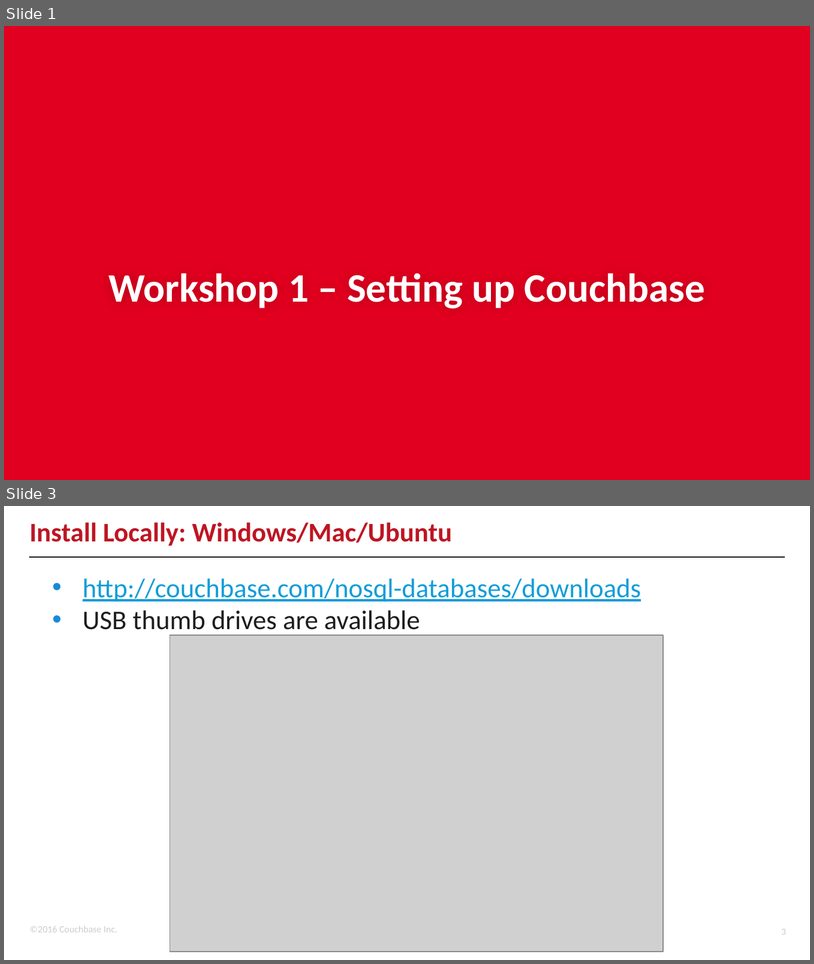
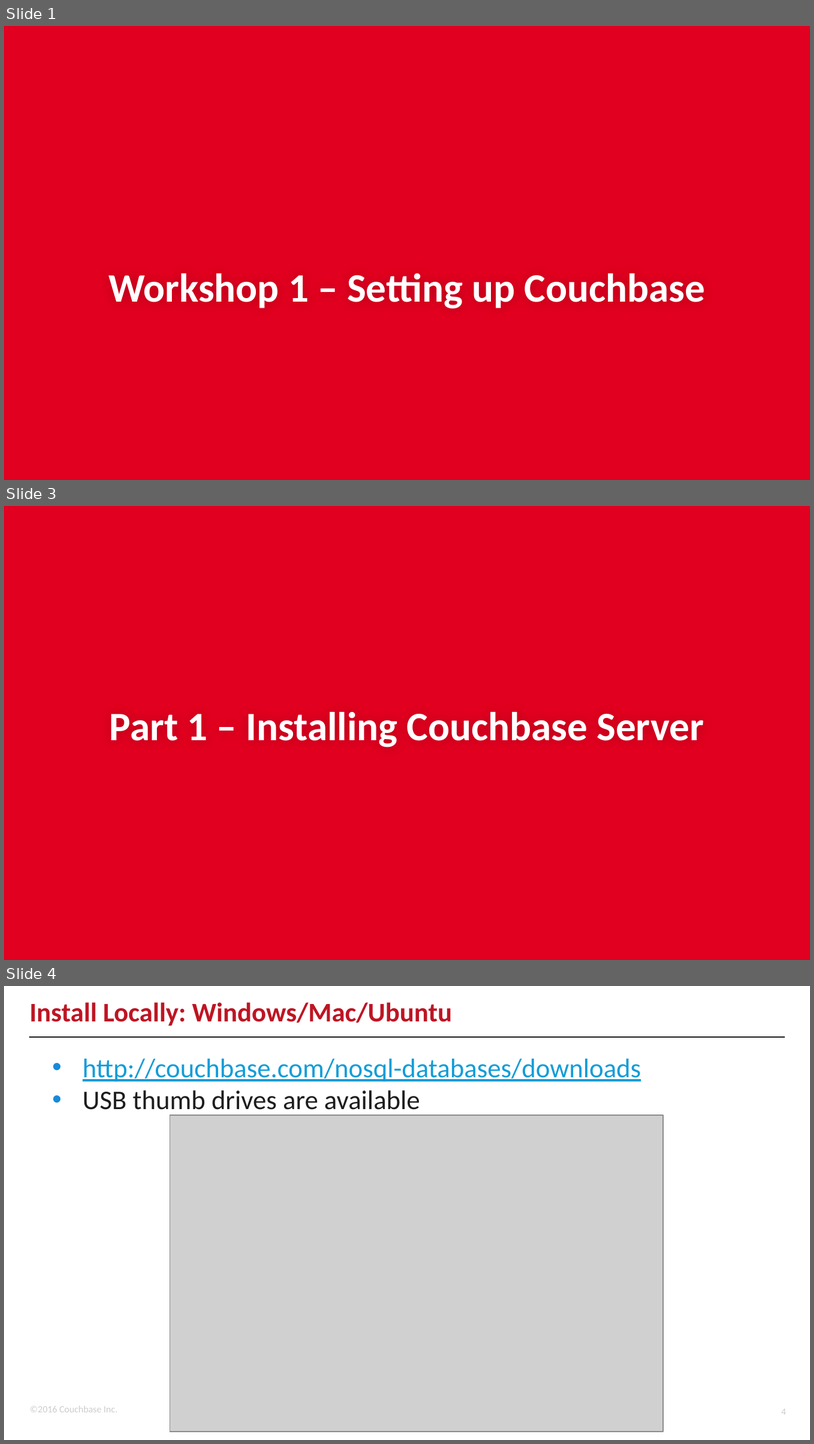
Before and after one commit to subalakr/workshop, a slide deck: connect2016/developer/01/01.pptx. Shown one above the other, each under a label of ours: slides 1 and 3 before the commit, slides 1, 3 and 4 after it; the slides between them are not shown. The pictures are 814x964 and 814x1444 pixels, drawn with LibreOffice and Linux fonts; fonts in the diff are those of the drawing; grey boxes stand for pictures; background and template pictures are left out. Boxes give left, top, right and bottom in pixels: in the first picture for what was removed or moved away, otherwise in the second. Text is boxed around its words. In the diff, an @@ line names an element or a change of style, - is before the commit and + after.

Commit message:
updates to part 1 slides

```diff
--- a/connect2016/developer/01/01.pptx
+++ b/connect2016/developer/01/01.pptx
@@ slide 3 added at (4,506,810,960), background #E1001F @@
@@ title added at (110,712,704,747), 36 pt, text #FFFFFF, bold @@
+Part 1 – Installing Couchbase Server
@@ what was slide 3 is now slide 4 @@
@@ page number at (782,1408,786,1414): text changed @@
-3
+4
```
Also in this commit, not shown: 4 slides changed, 4 other slides added.
